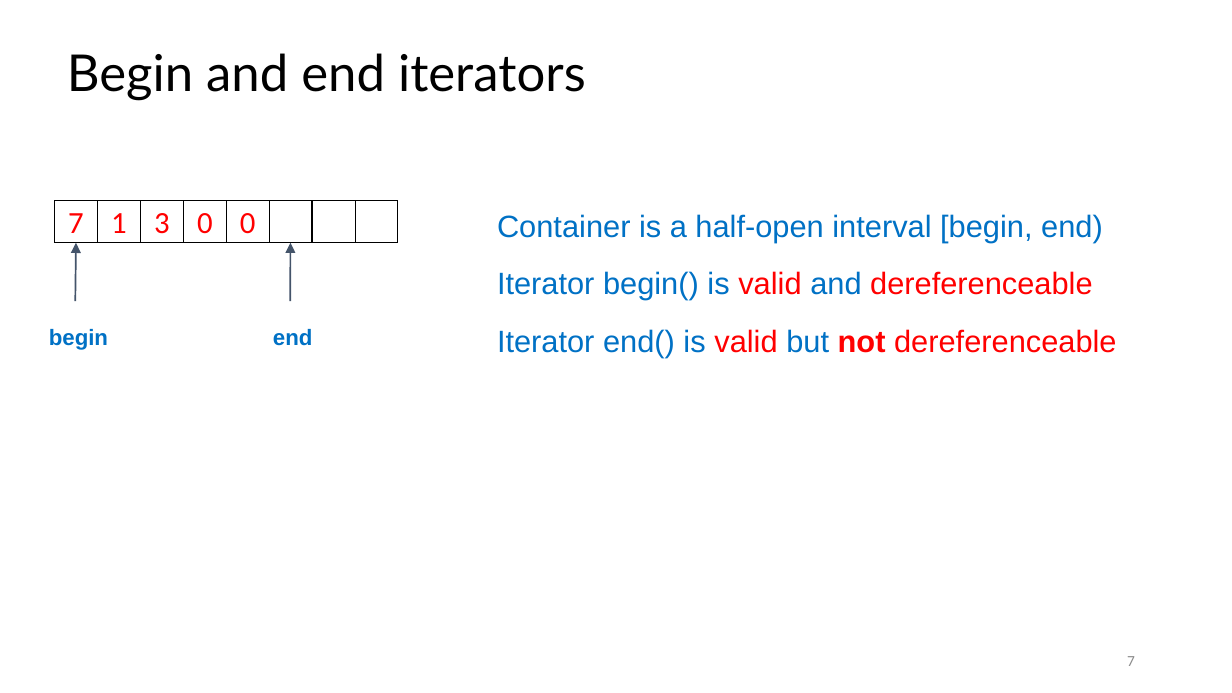
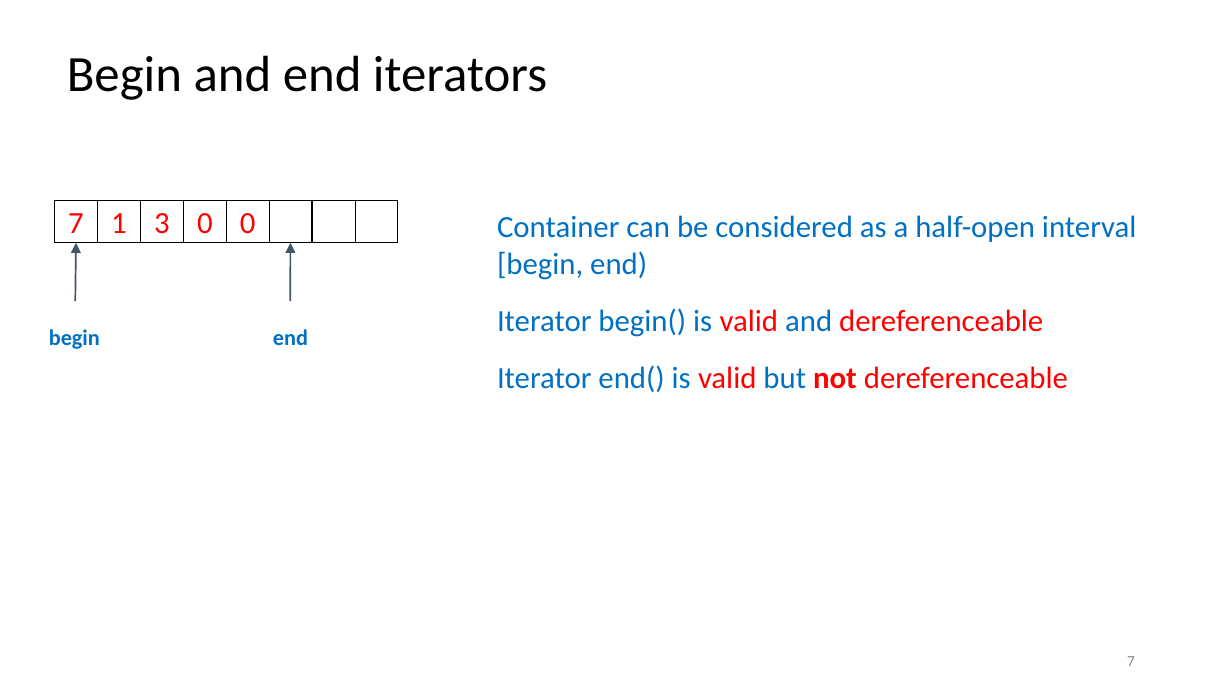
Before and after one commit to rarutyun/cpp-courses, a slide deck: slide 7 of 08_iterators/08_iterators.pptx. Drawn at 1232x693 pixels with LibreOffice and Linux fonts; fonts in the diff are those of the drawing. Boxes give left, top, right and bottom in pixels: in the first picture for what was removed or moved away, otherwise in the second. Text is boxed around its words. In the diff, an @@ line names an element or a change of style, - is before the commit and + after.

Commit message:
Change fonts

```diff
--- a/08_iterators/08_iterators.pptx
+++ b/08_iterators/08_iterators.pptx
@@ title "Begin and end iterators" at (67, 55, 547, 100): font Lato to Calibri @@
@@ text at (497, 215, 1136, 280): text changed; font Arial to Calibri @@
-Container is a half-open interval [begin, end)
+Container can be considered as a half-open interval [begin, end)
@@ text "begin" at (49, 329, 100, 349): font Arial to Calibri @@
@@ text "end" at (273, 329, 308, 345): font Arial to Calibri @@
@@ text at (497, 308, 1068, 392): font Arial to Calibri in "Iterator begin() is valid and dereferenceable", "Iterator end() is valid but not dereferenceable" @@
```
Also in this commit, not shown: 25 other slides changed.
